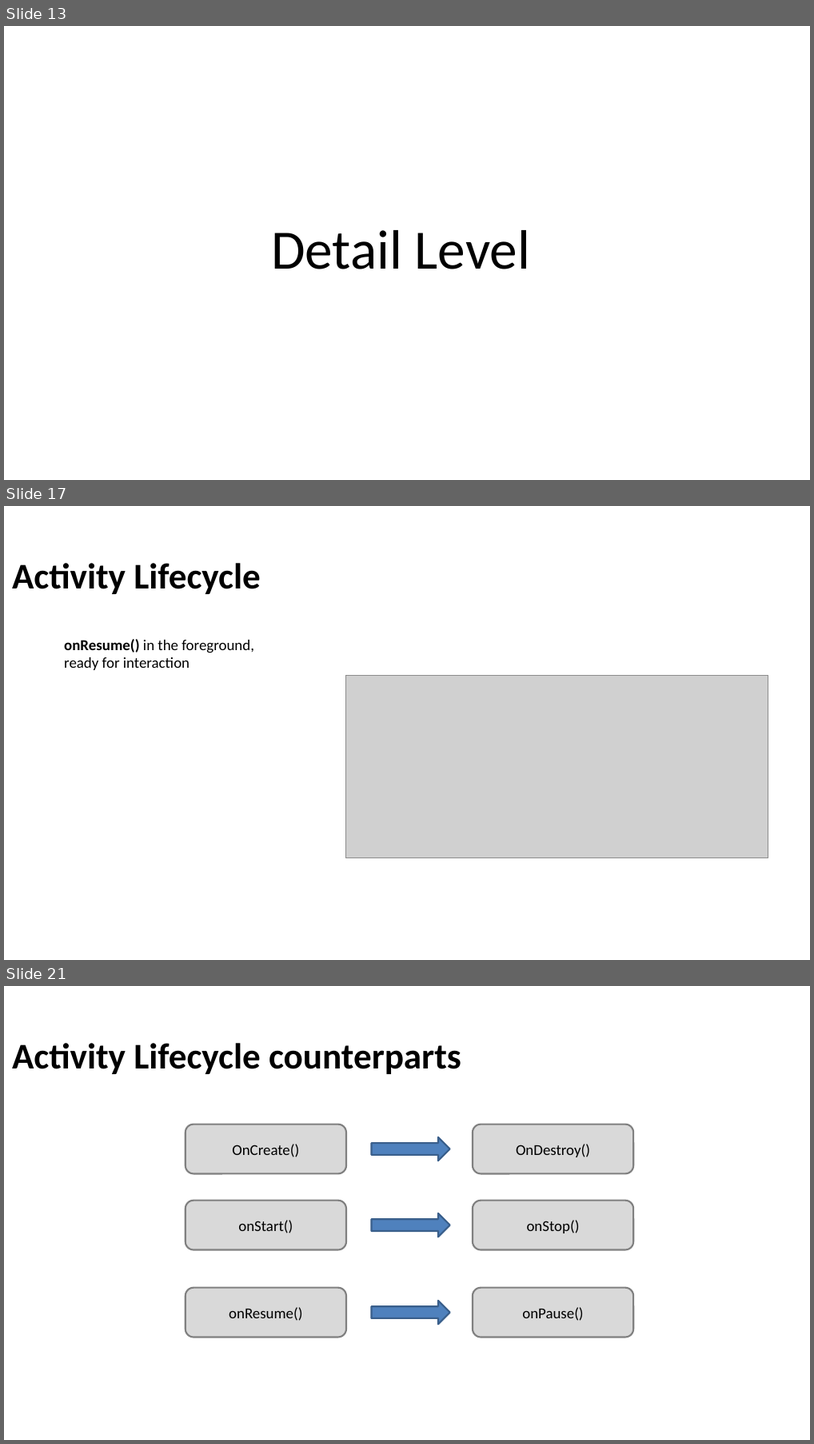
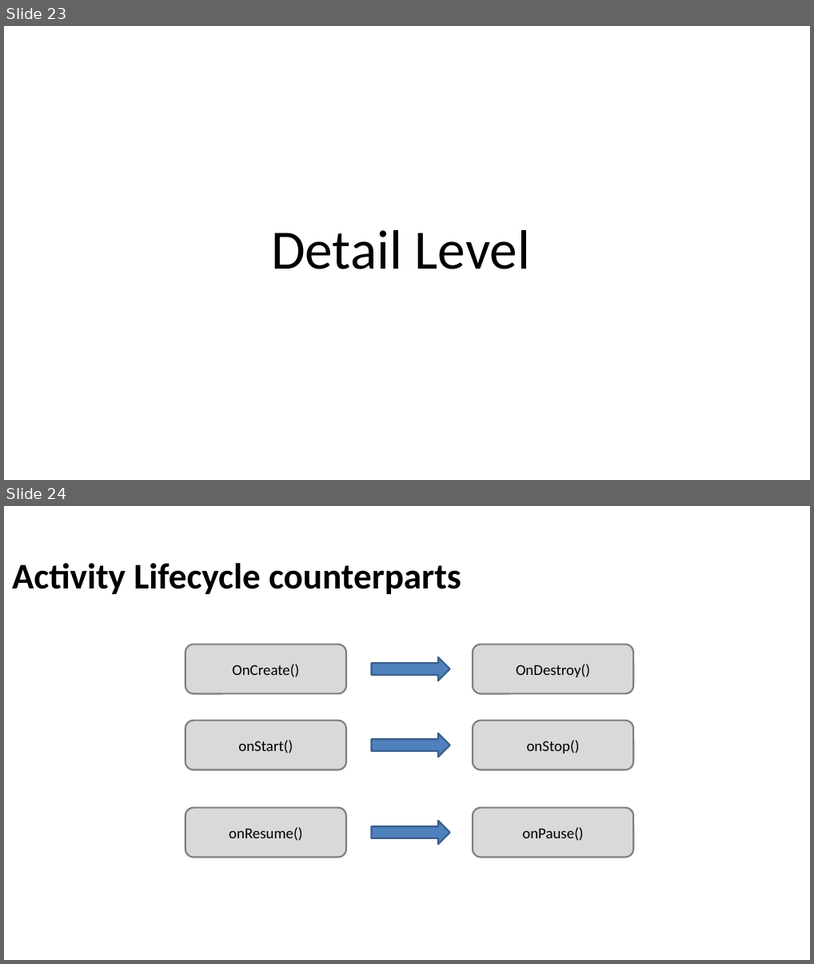
Before and after one commit to Batch-xx/Android-Lunch-Learn, a slide deck: slides/Android Studio_Activities_Fragments.pptx. Shown one above the other, each under a label of ours: slides 13, 17 and 21 before the commit, slides 23 and 24 after it; the slides between them are not shown. The pictures are 814x1444 and 814x964 pixels, drawn with LibreOffice and Linux fonts; fonts in the diff are those of the drawing; grey boxes stand for pictures; background and template pictures are left out. Boxes give left, top, right and bottom in pixels: in the first picture for what was removed or moved away, otherwise in the second. Text is boxed around its words. In the diff, an @@ line names an element or a change of style, - is before the commit and + after.

```diff
--- a/slides/Android Studio_Activities_Fragments.pptx
+++ b/slides/Android Studio_Activities_Fragments.pptx
@@ slide 17 removed at (4, 506, 810, 960), background picture (left out) @@
@@ title removed at (12, 563, 261, 594) @@
-Activity Lifecycle
@@ text removed at (64, 639, 254, 670) @@
-onResume() in the foreground,
-ready for interaction
@@ picture removed at (346, 675, 769, 857) @@
@@ what was slide 13 is now slide 23 @@
@@ what was slide 21 is now slide 24 @@
```
Also in this commit, not shown: 3 slides changed, 15 slides added, 11 other slides removed, 28 other files.
